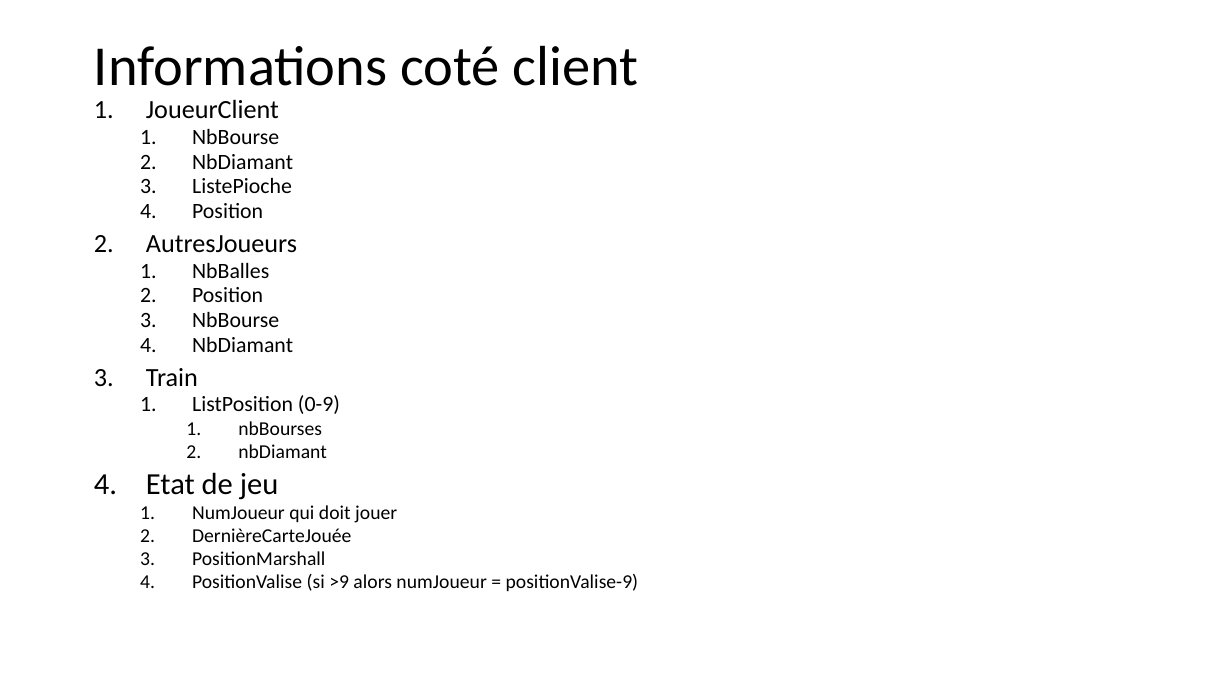
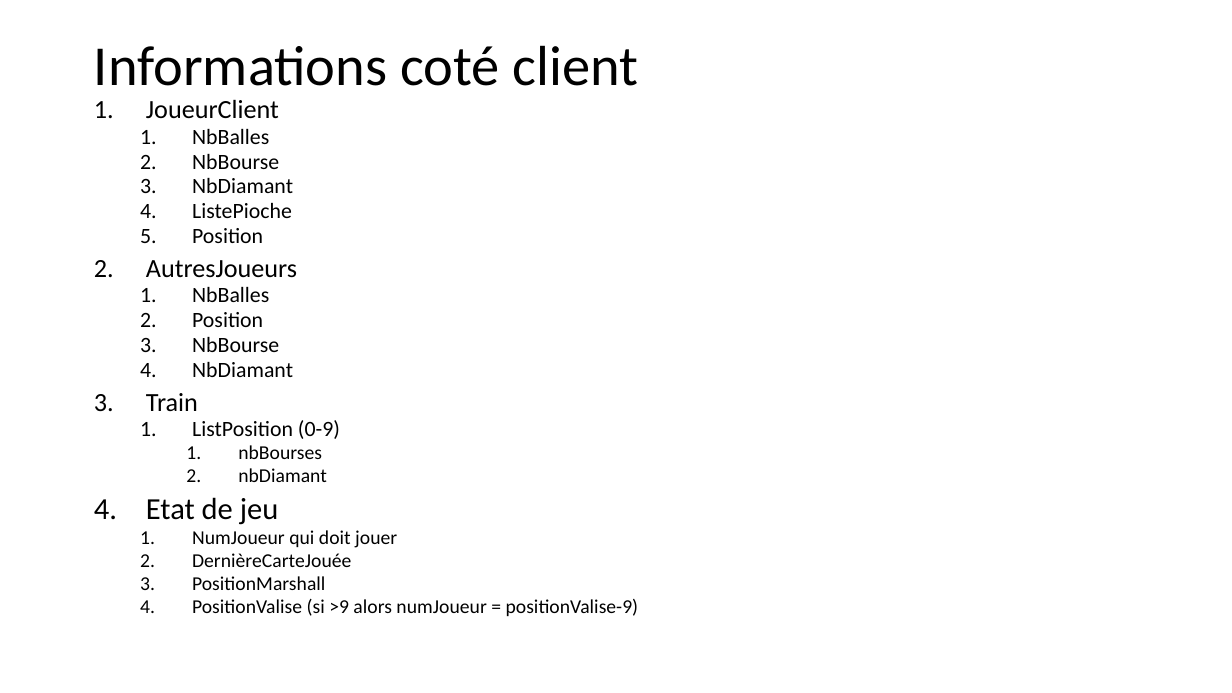
Before and after one commit to hpn789/Reseau, a slide deck: slide 6 of Documents/Descriptif.pptx. Drawn at 1232x693 pixels with LibreOffice and Linux fonts; fonts in the diff are those of the drawing. Boxes give left, top, right and bottom in pixels: in the first picture for what was removed or moved away, otherwise in the second. Text is boxed around its words. In the diff, an @@ line names an element or a change of style, - is before the commit and + after.

```diff
--- a/Documents/Descriptif.pptx
+++ b/Documents/Descriptif.pptx
@@ text at (192,129,269,144): paragraph added @@
+  1. NbBalles
```
Also in this commit, not shown: 3 other slides changed, 1 slide added, 15 other files.
